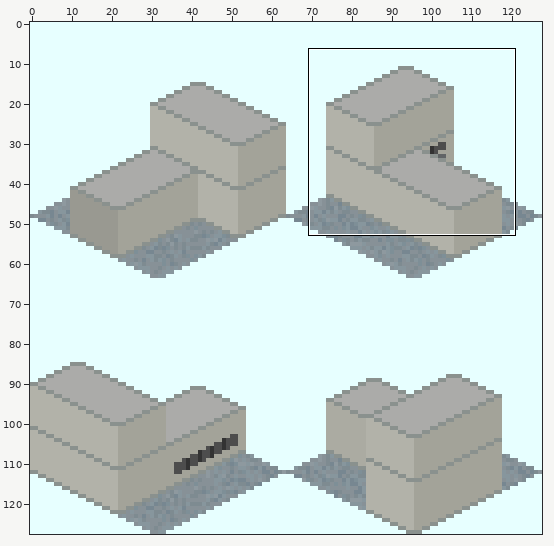
One commit to this sprite sheet: source/png/Subway_Station_Gateway_Single_S-EV2.png. The picture above shows the old version from afar; the outline marks the close-up.
Close-up. Earlier state:
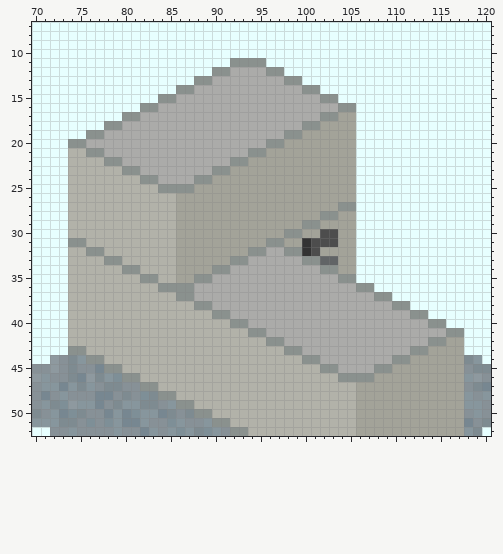
The file is 128x128 pixels. Colours within 5 levels of each other are drawn and written as one. Shown: x 70..120, y 7..52. The commit also changed other parts of the picture, which this record leaves out.
The same view after the edit:
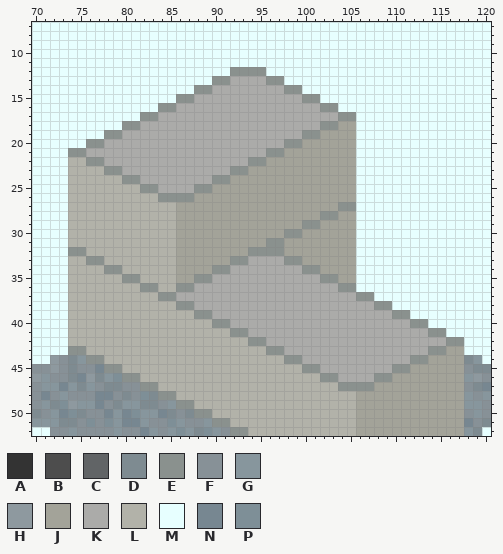
Palette (. is transparent): A #333333  B #4d4d4d  C #616466  D #7e8b91  E #8a918e  F #879197  G #87969d  H #8e999f  J #a3a399  K #ababa9  L #b2b2a9  M #e7ffff  N #778791  P #7e8f97
Diff:
Changed rows in their new state; - is an unchanged pixel.
first column x 74:
11 ------------------MMMM----------
12 ----------------MMEEEEMM--------
13 --------------MMEE----EEMM------
14 ------------MMEE--------EEMM----
15 ----------MMEE------------EEMM--
16 --------MMEE----------------EEMM
17 ------MMEE------------------KKEE
18 ----MMEE------------------KKEE--
19 --MMEE------------------KKEE----
20 MMEE------------------KKEE------
21 EEKK----------------KKEE--------
22 --EEKK------------KKEE----------
23 ----EEKK--------KKEE------------
24 ------EEKK----KKEE--------------
25 --------EEKKKKEE----------------
26 ----------EEEE------------------
first column x 74:
30 ----------------------------JJ--------------
31 LL------------------------JJJJ--------------
32 EELL------------------EEJJJJ----------------
33 --EELL------------------EEJJJJ--------------
34 ----EELL------------------EEJJ--------------
35 ------EELL------------------EEJJ------------
36 --------EELL------------------EEMM----------
37 ----------EEKK------------------EEMM--------
38 ------------EEKK------------------EEMM------
39 --------------EEKK------------------EEMM----
40 ----------------EEKK------------------EEMM--
41 ------------------EEKK------------------EEMM
42 --------------------EEKK----------------KKEE
43 ----------------------EEKK------------KKEE--
44 ------------------------EEKK--------KKEE----
45 --------------------------EEKK----KKEE------
46 ----------------------------EEKKKKEE--------
47 ------------------------------EEEE----------
Pixel boxes of the changes (left, top, right, bottom) in both close-ups:
changed: (68, 58, 356, 202)
changed: (68, 229, 464, 391)
